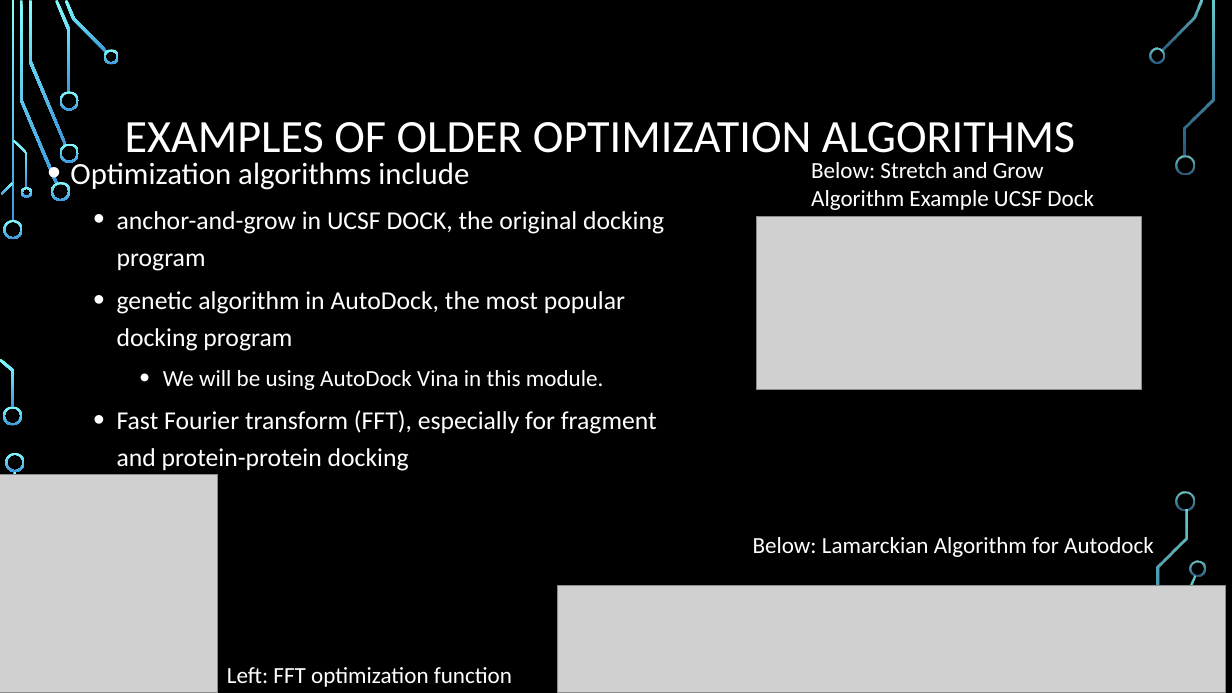
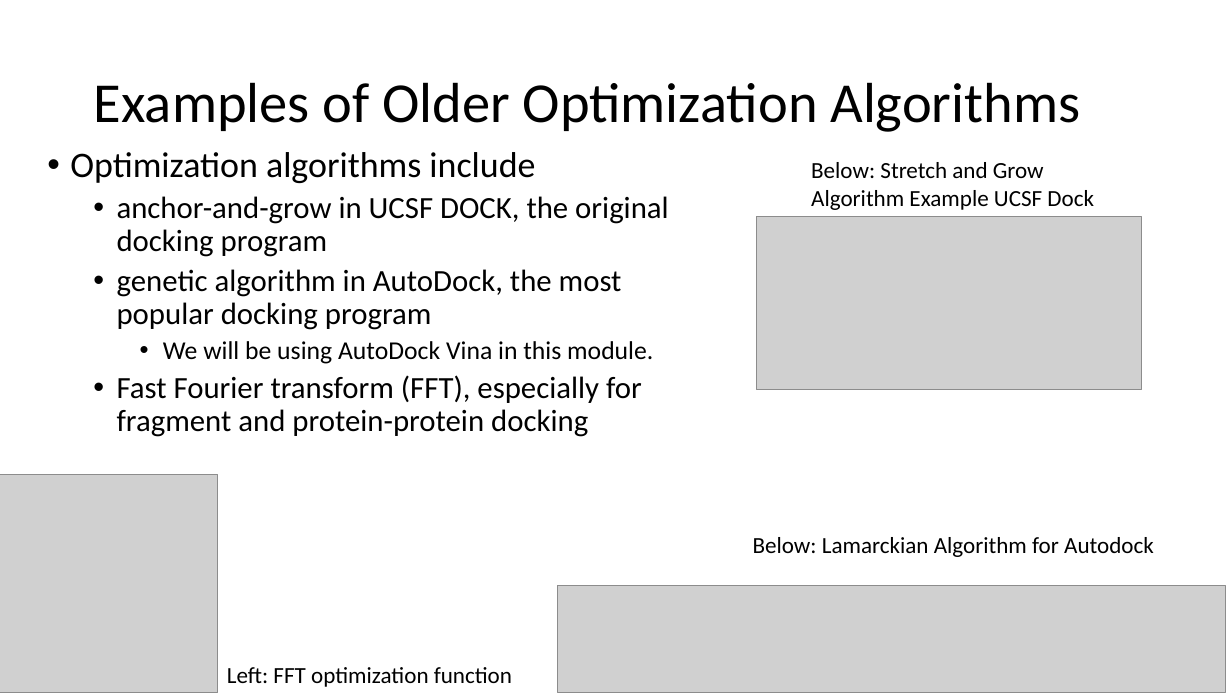
Before and after one commit to CCBatIIT/modelingworkshop, a slide deck: slide 5 of slides/2-2-molecular_docking.pptx. Drawn at 1232x693 pixels with LibreOffice and Linux fonts; fonts in the diff are those of the drawing; grey boxes stand for pictures; background and template pictures are left out. Boxes give left, top, right and bottom in pixels: in the first picture for what was removed or moved away, otherwise in the second. Text is boxed around its words. In the diff, an @@ line names an element or a change of style, - is before the commit and + after.

```diff
--- a/slides/2-2-molecular_docking.pptx
+++ b/slides/2-2-molecular_docking.pptx
@@ background picture (left out) to #FFFFFF @@
@@ title at (94, 82, 1080, 132): text changed; size 36 to 44 pt; text colour #FFFFFF to #000000 @@
-EXAMPLES OF OLDER OPTIMIZATION ALGORITHMS
+Examples of Older Optimization Algorithms
@@ text "Optimization algorithms include" at (70, 152, 669, 437): size 24 to 28 pt in "Optimization algorithms include"; text colour #FFFFFF to #000000; size 20 to 24 pt in "anchor-and-grow in UCSF DOCK, the original docking ...", "genetic algorithm in AutoDock, the most popular ...", "Fast Fourier transform (FFT), especially for fragment ..."; size 18 to 20 pt in "We will be using AutoDock Vina in ..."; line spacing 1.2 to 0.9 @@
@@ group removed at (0, 0, 1214, 692): 23 freeform shapes, 2 rectangles @@
@@ text colour #FFFFFF to #000000 in 3 elements at (811, 162, 1094, 210), (753, 537, 1154, 557), (227, 667, 512, 687) @@
```
Also in this commit, not shown: 16 other slides changed, 9 other files.
